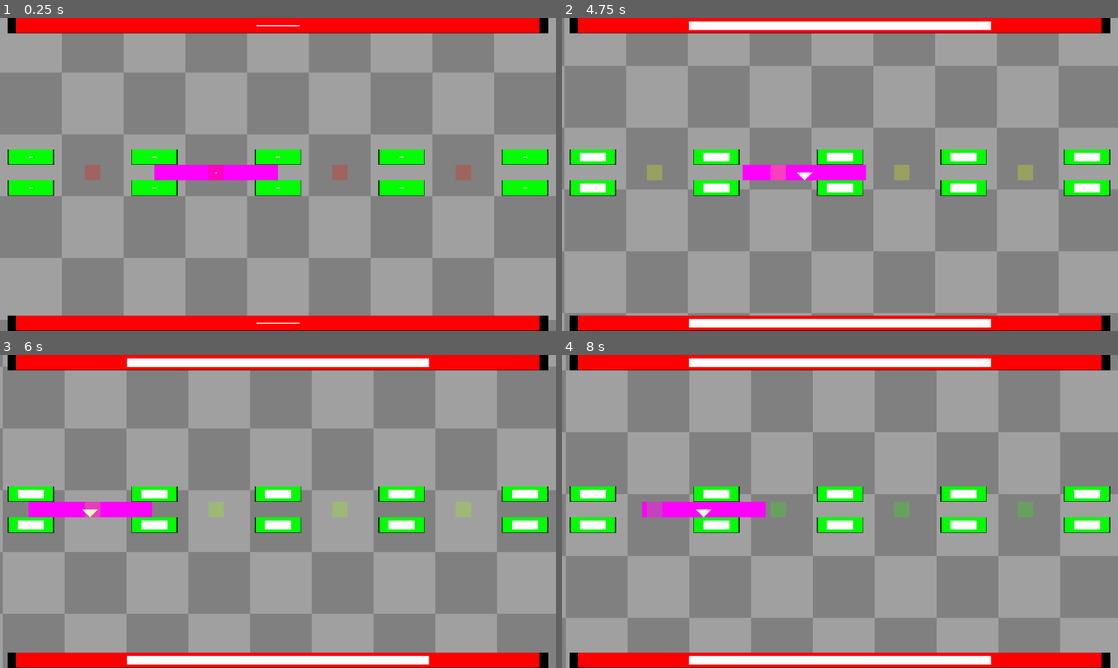
Above: before the commit, frames 1-4 (two rows, left to right).
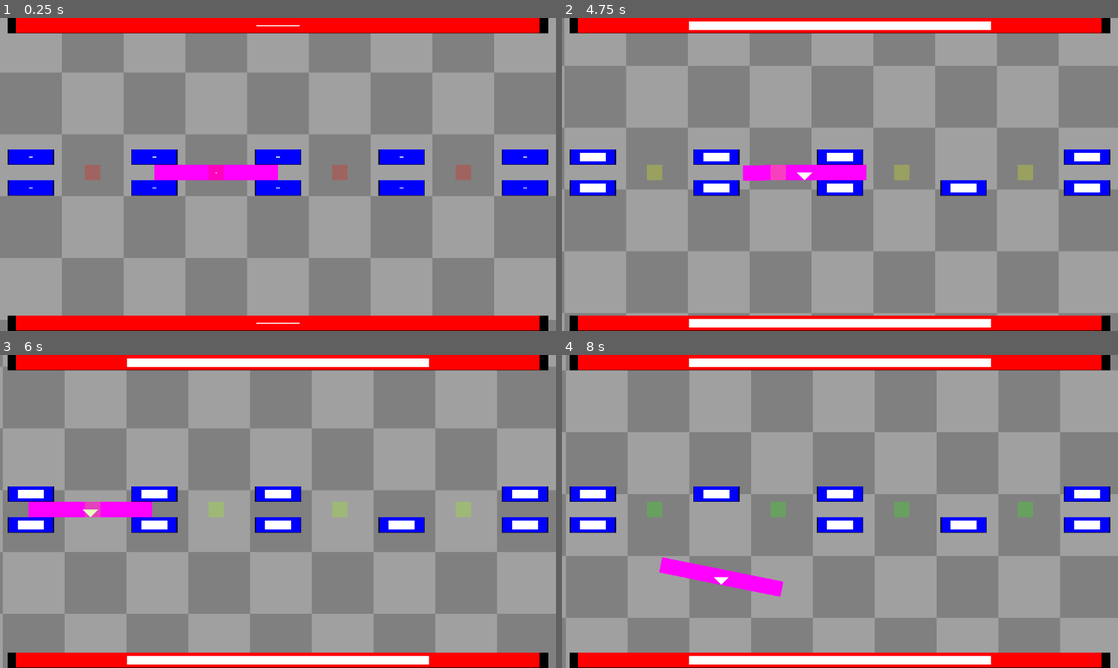
Above: after the commit, the same moments.

Repository: WW92030-STORAGE/UNCOMPUTE
Game: Godot game, scene res://levels/21.tscn
Two runs of this game, one before a commit and one after it. Both use one fixed random seed, a clock stepped at 60 frames per second and the inputs below. This scene is started directly instead of the project's main scene.
Inputs (mouse positions are in pixels of both pictures, inside the frame that each line leads up to):
- Up to frame 1 (0.25 s): no input
- Up to frame 2 (4.75 s): move the mouse to (962, 158) at 0.52 s; hold Right (ui_right) 0.53-1.28 s; click (962, 158) at 0.67 s; move the mouse to (728, 190) at 1.27 s; hold P (BACKTOMENU) 1.28-2.03 s; move the mouse to (895, 105) at 2.02 s; hold Right (ui_right) 2.03-2.78 s; move the mouse to (812, 237) at 2.77 s; hold W (UP) 2.78-3.53 s; click (812, 237) at 2.92 s; move the mouse to (1006, 221) at 3.52 s; hold Left (ui_left) from 3.53 s (still down); move the mouse to (673, 127) at 4.27 s
- Up to frame 3 (6 s): move the mouse to (305, 511) at 5.02 s; release Left (ui_left) at 5.03 s; hold P (BACKTOMENU) 5.03-5.78 s; click (305, 511) at 5.17 s; move the mouse to (194, 433) at 5.77 s; hold Right (ui_right) from 5.78 s (still down)
- Up to frame 4 (8 s): move the mouse to (962, 495) at 6.52 s; release Right (ui_right) at 6.53 s; hold W (UP) 6.53-7.28 s; move the mouse to (728, 527) at 7.27 s; hold Right (ui_right) from 7.28 s (still down); click (728, 527) at 7.42 s

The runs differ from the first frame. In frame 1, 4.0% of the frame differs, in the area x 1-99%, y 42-57%; in frame 2, 2.9%; in frame 3, 2.9%; in frame 4, 5.3%, in the area x 1-99%, y 42-78%.

Commit message:
Level 21 nerfed

Diff:
--- a/levels/21.tscn
+++ b/levels/21.tscn
@@ -148,52 +148,52 @@
 [node name="FixedBox" parent="." instance=ExtResource("5_otq8k")]
 position = Vector2(320, 352)
 scale = Vector2(6, 2)
-metadata/COLOR = Color(0, 1, 0, 1)
+metadata/COLOR = Color(0, 0, 1, 1)
 
 [node name="FixedBox2" parent="." instance=ExtResource("5_otq8k")]
 position = Vector2(576, 352)
 scale = Vector2(6, 2)
-metadata/COLOR = Color(0, 1, 0, 1)
+metadata/COLOR = Color(0, 0, 1, 1)
 
 [node name="FixedBox3" parent="." instance=ExtResource("5_otq8k")]
 position = Vector2(576, 288)
 scale = Vector2(6, 2)
-metadata/COLOR = Color(0, 1, 0, 1)
+metadata/COLOR = Color(0, 0, 1, 1)
 
 [node name="FixedBox5" parent="." instance=ExtResource("5_otq8k")]
 position = Vector2(832, 352)
 scale = Vector2(6, 2)
-metadata/COLOR = Color(0, 1, 0, 1)
+metadata/COLOR = Color(0, 0, 1, 1)
 
 [node name="FixedBox6" parent="." instance=ExtResource("5_otq8k")]
 position = Vector2(832, 288)
 scale = Vector2(6, 2)
-metadata/COLOR = Color(0, 1, 0, 1)
+metadata/COLOR = Color(0, 0, 1, 1)
 
 [node name="FixedBox7" parent="." instance=ExtResource("5_otq8k")]
 position = Vector2(1088, 352)
 scale = Vector2(6, 2)
-metadata/COLOR = Color(0, 1, 0, 1)
+metadata/COLOR = Color(0, 0, 1, 1)
 
 [node name="FixedBox8" parent="." instance=ExtResource("5_otq8k")]
 position = Vector2(1088, 288)
 scale = Vector2(6, 2)
-metadata/COLOR = Color(0, 1, 0, 1)
+metadata/COLOR = Color(0, 0, 1, 1)
 
 [node name="FixedBox4" parent="." instance=ExtResource("5_otq8k")]
 position = Vector2(320, 288)
 scale = Vector2(6, 2)
-metadata/COLOR = Color(0, 1, 0, 1)
+metadata/COLOR = Color(0, 0, 1, 1)
 
 [node name="FixedBox9" parent="." instance=ExtResource("5_otq8k")]
 position = Vector2(64, 352)
 scale = Vector2(6, 2)
-metadata/COLOR = Color(0, 1, 0, 1)
+metadata/COLOR = Color(0, 0, 1, 1)
 
 [node name="FixedBox10" parent="." instance=ExtResource("5_otq8k")]
 position = Vector2(64, 288)
 scale = Vector2(6, 2)
-metadata/COLOR = Color(0, 1, 0, 1)
+metadata/COLOR = Color(0, 0, 1, 1)
 
 [node name="FixedBox11" parent="." instance=ExtResource("5_otq8k")]
 position = Vector2(576, 16)
